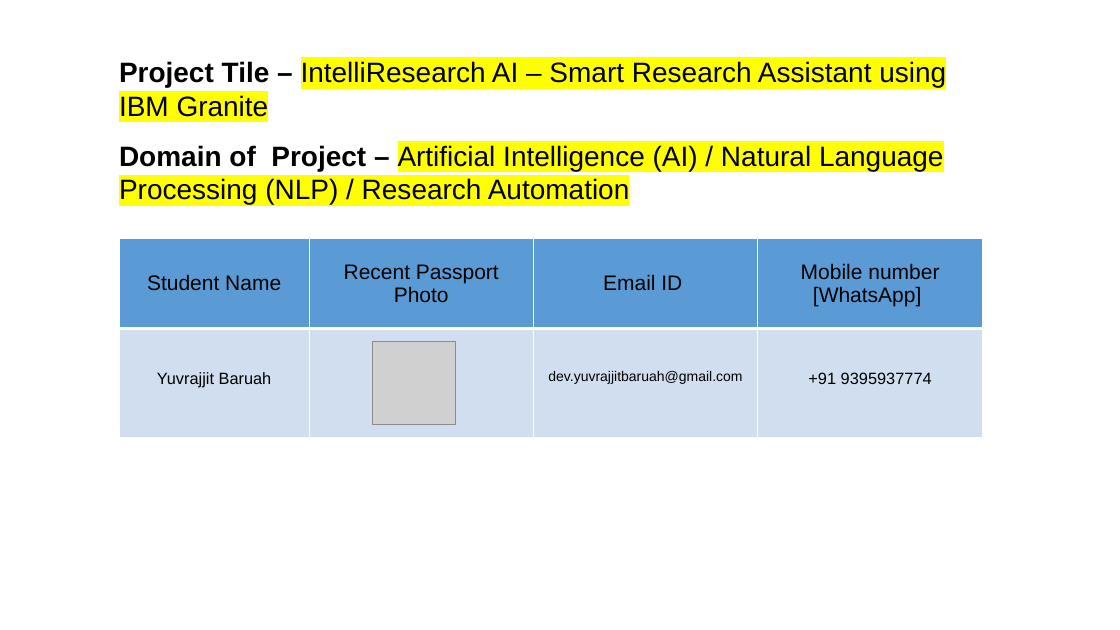
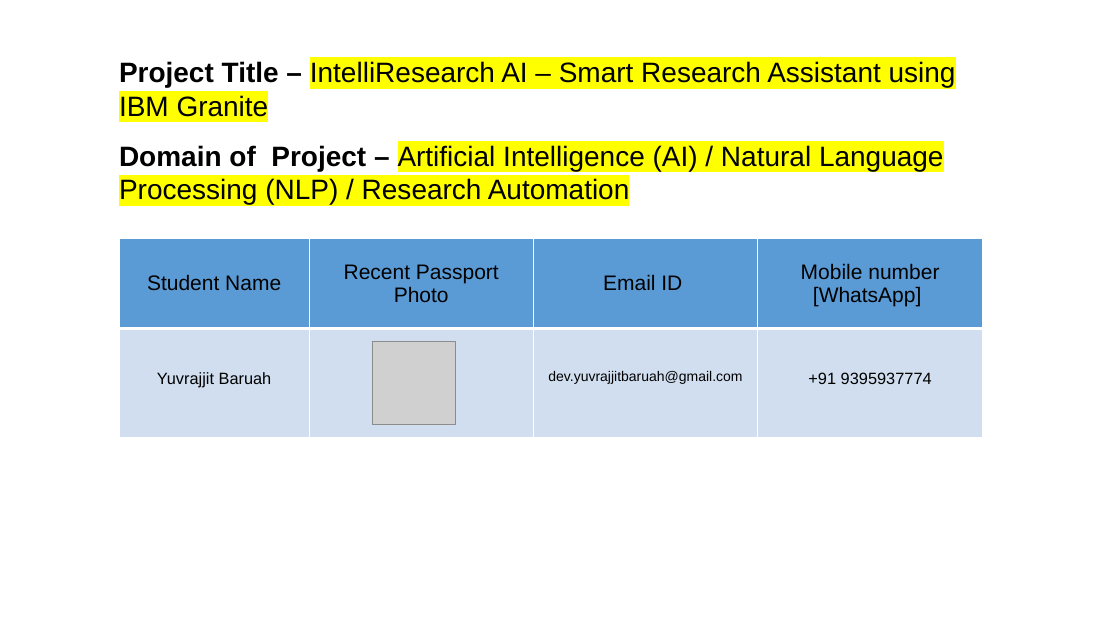
Before and after one commit to yuvrajjitbaruah/IntelliResearch-AI, a slide deck: slide 2 of projectpresentation.pptx. Drawn at 1120x630 pixels with LibreOffice and Linux fonts; fonts in the diff are those of the drawing; grey boxes stand for pictures. Boxes give left, top, right and bottom in pixels: in the first picture for what was removed or moved away, otherwise in the second. Text is boxed around its words. In the diff, an @@ line names an element or a change of style, - is before the commit and + after.

```diff
--- a/projectpresentation.pptx
+++ b/projectpresentation.pptx
@@ text at (119, 61, 956, 121): text changed @@
-Project Tile – IntelliResearch AI – Smart Research Assistant using IBM Granite
+Project Title – IntelliResearch AI – Smart Research Assistant using IBM Granite
```
Also in this commit, not shown: 2 other slides changed.
